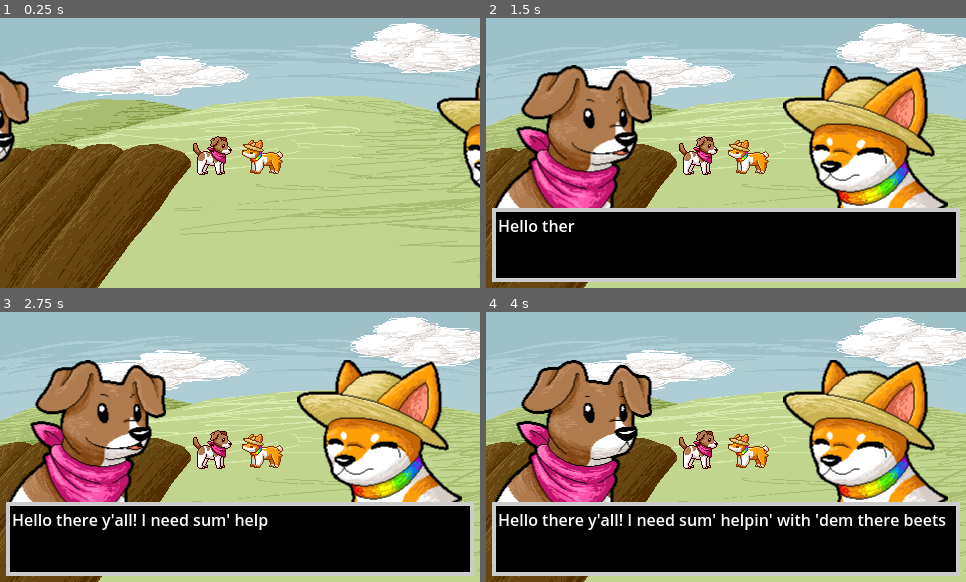
Above: before the commit, frames 1-4 (two rows, left to right).
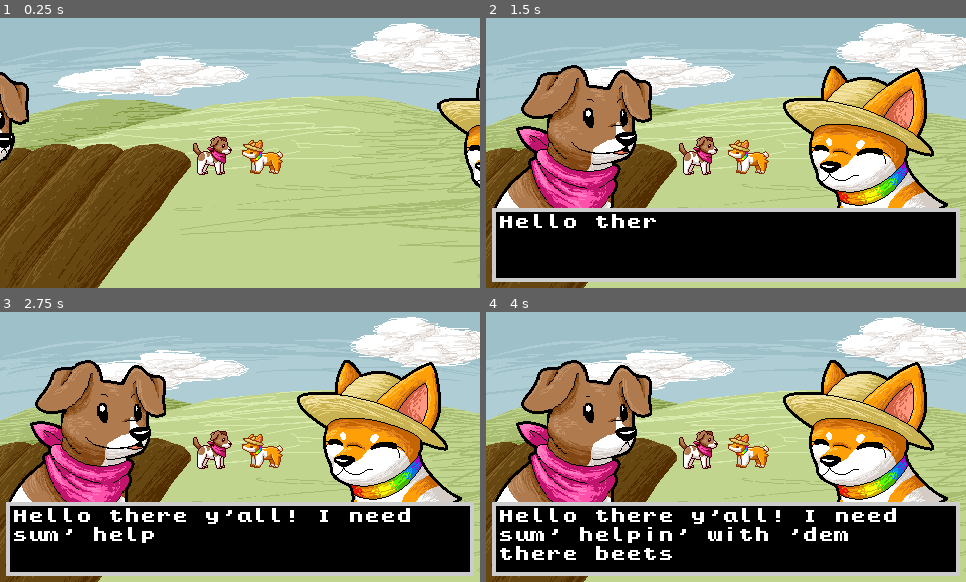
Above: after the commit, the same moments.

Repository: Xeredar/beatroot
Game: Godot game, scene res://scenes/intro.tscn
Two runs of this game, one before a commit and one after it. Both use one fixed random seed, a clock stepped at 60 frames per second and the inputs below. This scene is started directly instead of the project's main scene.
Inputs:
- Up to frame 1 (0.25 s): no input
- Up to frame 2 (1.5 s): tap Space (jump) at 0.6, 0.77, 1.07, 1.35 s
- Up to frame 3 (2.75 s): tap Space (jump) at 1.52, 1.82, 2.1 s
- Up to frame 4 (4 s): tap Space (jump) at 2.85, 3.02, 3.32, 3.6, 3.77 s

The runs differ from the first frame. In frame 1, 0.9% of the frame differs, in the area x 0-100%, y 19-63%; in frame 2, 6.3%; in frame 3, 7.6%; in frame 4, 8.9%, in the area x 1-97%, y 17-92%.

Commit message:
Intro Polishing

Diff:
--- a/project.godot
+++ b/project.godot
@@ -32,3 +32,7 @@
 "events": [Object(InputEventKey,"resource_local_to_scene":false,"resource_name":"","device":0,"window_id":0,"alt_pressed":false,"shift_pressed":false,"ctrl_pressed":false,"meta_pressed":false,"pressed":false,"keycode":0,"physical_keycode":32,"key_label":0,"unicode":0,"echo":false,"script":null)
 ]
 }
+
+[rendering]
+
+textures/canvas_textures/default_texture_filter=0
--- a/scenes/intro.tscn
+++ b/scenes/intro.tscn
@@ -1,11 +1,12 @@
-[gd_scene load_steps=12 format=3 uid="uid://cn3ydc7hkr6hi"]
+[gd_scene load_steps=13 format=3 uid="uid://da1eva306upb7"]
 
-[ext_resource type="Script" path="res://scenes/intro.gd" id="1_ylkge"]
+[ext_resource type="Script" path="res://scripts/intro.gd" id="1_p3non"]
 [ext_resource type="Texture2D" uid="uid://ddx2kdjy4804t" path="res://sprites/talk_bg.png" id="2_ce61s"]
 [ext_resource type="Texture2D" uid="uid://prxi468lbpfe" path="res://sprites/talk_turnip_happy.png" id="3_1w1su"]
 [ext_resource type="Texture2D" uid="uid://cqhfw4wbf61bl" path="res://sprites/talk_turnip_neutral.png" id="3_tm3ra"]
 [ext_resource type="Texture2D" uid="uid://35bd6hhpwima" path="res://sprites/truck.png" id="4_uddm5"]
 [ext_resource type="Texture2D" uid="uid://bi4kavjjxlolf" path="res://sprites/talk_potato_grump.png" id="5_6b2ek"]
+[ext_resource type="FontFile" uid="uid://dox7gol2t7u74" path="res://sprites/kongtext.ttf" id="6_hu0rk"]
 [ext_resource type="Texture2D" uid="uid://cmw65cmi2nkf1" path="res://sprites/talk_potato_hap.png" id="7_b7wns"]
 
 [sub_resource type="StyleBoxFlat" id="StyleBoxFlat_wol1u"]
@@ -80,7 +81,7 @@
 }
 
 [node name="IntroScene" type="CanvasLayer"]
-script = ExtResource("1_ylkge")
+script = ExtResource("1_p3non")
 
 [node name="Background" type="TextureRect" parent="."]
 anchors_preset = 15
@@ -139,6 +140,7 @@
 [node name="SpeechLabel" type="Label" parent="MarginContainer/Panel/MarginContainer"]
 layout_mode = 2
 size_flags_vertical = 1
+theme_override_fonts/font = ExtResource("6_hu0rk")
 text = "Example Text Wow this is a really long text, I am surprised you are reading all of this amazing text that is great and"
 autowrap_mode = 2
 clip_text = true
--- a/scenes/intro.gd
+++ b/scripts/intro.gd
@@ -16,6 +16,7 @@
 @onready var text_timer = $TextTimer
 enum states {SLIDE_IN, DISPLAY_TEXT, WAIT}
 var current_state = states.SLIDE_IN
+signal intro_completed
 
 # Called when the node enters the scene tree for the first time.
 func _ready():
@@ -59,6 +60,7 @@
 		speech_label.set_visible_ratio(0)
 		if current_text == texts.size():
 			print("Dialog Finished, starting game!")
+			intro_completed.emit()
 			return
 		current_state = states.DISPLAY_TEXT
 		_play_scene()
Binary file added: sprites/kongtext.ttf
Not shown, added: sprites/kongtext.ttf.import
Not shown, changed: sprites/talk_turnip_neutral.png.import
